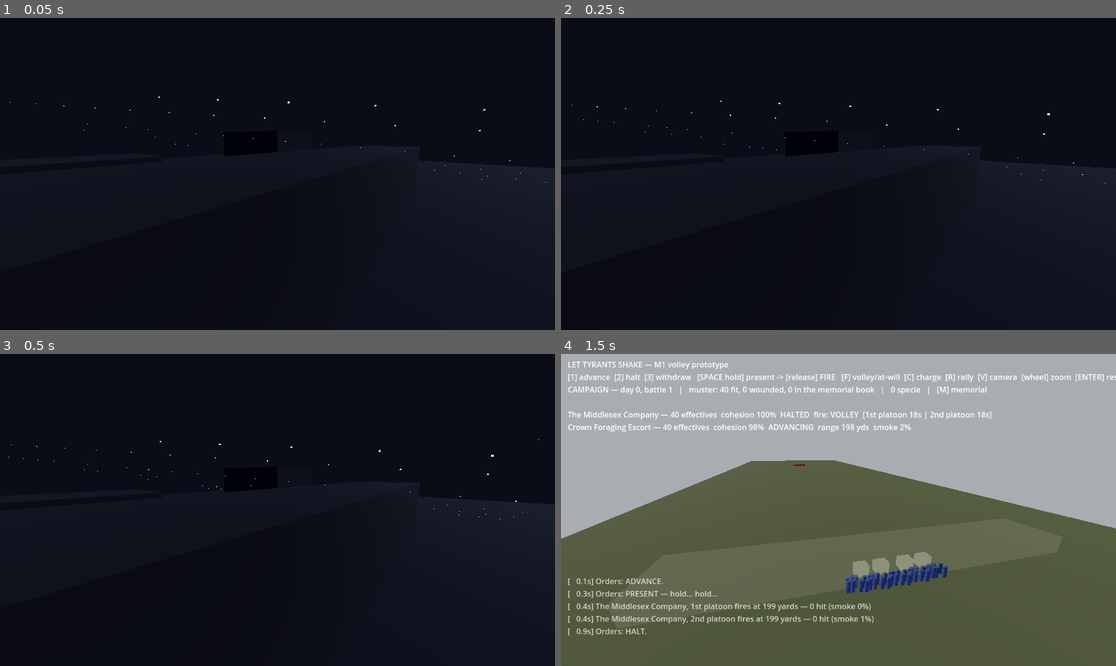
Above: before the commit, frames 1-4 (two rows, left to right).
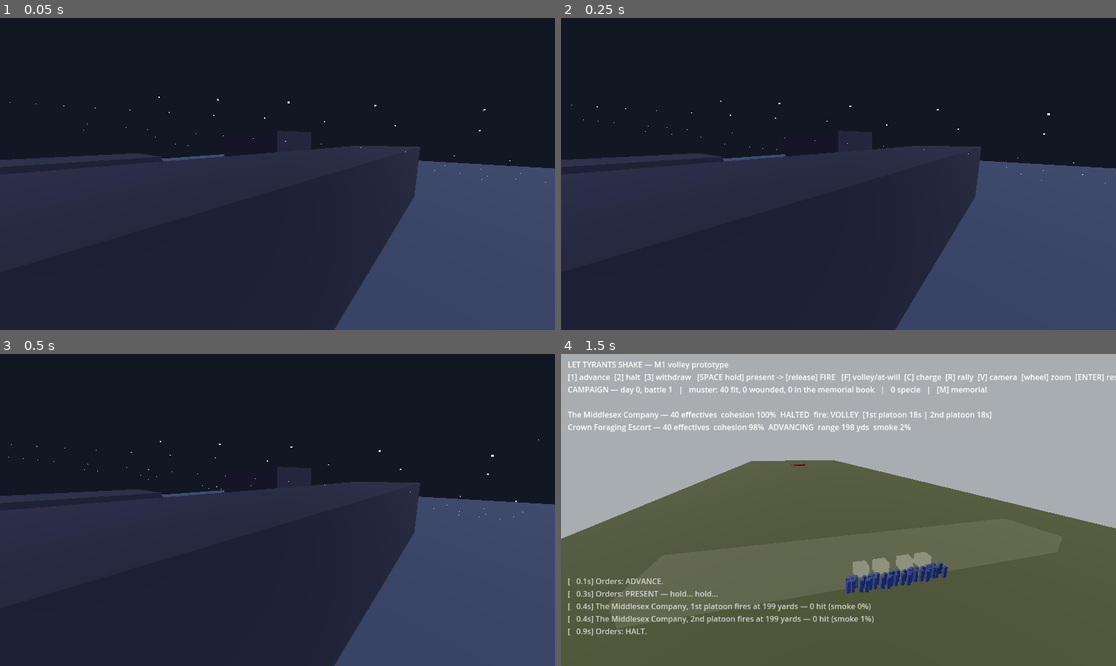
Above: after the commit, the same moments.

Repository: brassica-research/AmGameDev
Game: Godot game, scene res://scenes/cutscene.tscn
The game is run twice, just before and just after one commit, with the same random seed, the same clock (stepped at 60 frames per second) and the same inputs. This scene is started directly instead of the project's main scene.
Inputs (mouse positions are in pixels of both pictures, inside the frame that each line leads up to):
- Up to frame 1 (0.05 s): no input
- Up to frame 2 (0.25 s): no input
- Up to frame 3 (0.5 s): no input
- Up to frame 4 (1.5 s): tap Enter at 0.5 s; move the mouse to (960, 494) at 0.52 s; hold D 0.53-1.28 s; tap 1 at 0.6 s; click (960, 494) at 0.67 s; tap Space at 0.77 s; move the mouse to (727, 525) at 1.27 s; hold Down from 1.28 s (still down); tap 2 at 1.35 s

The runs differ from the first frame. In frame 1, 57% of the frame differs, in the area x 0-100%, y 36-100%; in frame 2, 57%; in frame 3, 57%; in frame 4, nothing differs.

Commit message:
King Street polish: readable night, two reshoots, sentry un-buried
Playtest feedback on capture 11 — the scene was approaching too dark
to see anything. Lighting raised across the board while keeping the
cold first-quarter-moon grade: ambient 0.32→0.75, moon 0.4→0.8,
snow ground albedo 0.13→0.34, sky/prop/figure colors lifted, and the
post-volley dim rescaled (0.3→0.55) to keep its relative drop.

Reshoots (both flagged from the film):
- t=72 reverse angle was flat into the Custom House wall. Now the
  townsman's POV — over the crowd's heads, the party drawn up against
  the building at an oblique angle, slow push-in under Preston's
  'they cannot, without my orders' exchange.
- t=112 fallen shot recentered on the bodies' actual scatter, and the
  push-in slowed so the camera no longer drifts through them by the
  Adams caption.

Found while checking the shot geometry: the sentry's mark (4,5) and
the party's destination (5.5,3.5) were inside the Custom House
footprint (x 2–14, z 3.5–12.5) — the sentry spent the whole scene
buried in the building. Both moved just outside the south face, with
the t=20 sentry shot and the two muzzle-flash cues retargeted to
match. Added a static geometry check pass (actors vs prop footprints,
camera sightlines) before requesting capture 12.

Co-Authored-By: Claude Fable 5 <noreply@anthropic.com>
Claude-Session: https://claude.ai/code/session_011s6bQt1Uq6U6CpxEsZ7XW3

Diff:
--- a/game/data/cutscenes/king_street.json
+++ b/game/data/cutscenes/king_street.json
@@ -7,15 +7,15 @@
     "env": "night",
     "snow": true,
     "props": [
-      {"name": "custom_house", "pos": [8, 0, 8], "size": [12, 8, 9], "color": [0.16, 0.15, 0.18]},
-      {"name": "row_west", "pos": [-10, 0, -4], "size": [7, 6, 30], "color": [0.13, 0.12, 0.15]},
-      {"name": "row_east", "pos": [12, 0, -16], "size": [8, 5, 14], "color": [0.14, 0.13, 0.16]},
-      {"name": "town_house_far", "pos": [-2, 0, -30], "size": [10, 9, 8], "color": [0.15, 0.14, 0.17]}
+      {"name": "custom_house", "pos": [8, 0, 8], "size": [12, 8, 9], "color": [0.24, 0.23, 0.27]},
+      {"name": "row_west", "pos": [-10, 0, -4], "size": [7, 6, 30], "color": [0.21, 0.20, 0.24]},
+      {"name": "row_east", "pos": [12, 0, -16], "size": [8, 5, 14], "color": [0.22, 0.21, 0.25]},
+      {"name": "town_house_far", "pos": [-2, 0, -30], "size": [10, 9, 8], "color": [0.23, 0.22, 0.26]}
     ],
     "groups": [
-      {"who": "sentry", "count": 1, "pos": [4, 5], "spread": 0.1, "color": [0.5, 0.13, 0.13]},
-      {"who": "crowd", "count": 0, "pos": [-2, -6], "spread": 4.5, "color": [0.2, 0.2, 0.25]},
-      {"who": "party", "count": 0, "pos": [16, 3], "spread": 0.9, "color": [0.52, 0.14, 0.14]}
+      {"who": "sentry", "count": 1, "pos": [4, 2.6], "spread": 0.1, "color": [0.62, 0.17, 0.16]},
+      {"who": "crowd", "count": 0, "pos": [-2, -6], "spread": 4.5, "color": [0.30, 0.30, 0.36]},
+      {"who": "party", "count": 0, "pos": [16, 3], "spread": 0.9, "color": [0.64, 0.18, 0.17]}
     ]
   },
   "events": [
@@ -23,7 +23,7 @@
     {"t": 0.5, "track": "camera", "pos": [-22, 9, -24], "look": [4, 1.5, 5], "drift": [0.25, -0.05, 0.35]},
     {"t": 5.0, "track": "caption", "text": "Boston. The fifth of March, 1770.", "attribution": ""},
     {"t": 12.0, "track": "caption", "text": "Five thousand soldiers quartered on a town of sixteen thousand, two years now. Tonight the moon is a quarter full, and there is ice in the streets.", "attribution": ""},
-    {"t": 20.0, "track": "camera", "pos": [-6, 2.2, -4], "look": [4.5, 1.4, 5], "drift": [0.1, 0.02, 0.12]},
+    {"t": 20.0, "track": "camera", "pos": [-6, 2.2, -4], "look": [4.2, 1.4, 2.7], "drift": [0.1, 0.02, 0.12]},
     {"t": 21.0, "track": "caption", "text": "A single sentry of the 29th Regiment stands his post before the Custom House on King Street.", "attribution": ""},
     {"t": 28.0, "track": "actor", "who": "crowd", "cue": "count", "count": 22, "duration": 18.0},
     {"t": 30.0, "track": "caption", "text": "\"There were a parcel of boys around the sentry... calling him names, daring him to fire.\"", "attribution": "witness testimony, Rex v. Wemms, 1770"},
@@ -33,19 +33,19 @@
     {"t": 50.0, "track": "caption", "text": "There is no fire. The bells themselves are the ambiguity: half the street has come to help, and no one can say afterward what the other half came for.", "attribution": ""},
     {"t": 60.0, "track": "caption", "text": "Captain Thomas Preston and seven men push through the crowd to the sentry — bayonets fixed, muskets loaded.", "attribution": ""},
     {"t": 61.0, "track": "actor", "who": "party", "cue": "count", "count": 8, "duration": 5.0},
-    {"t": 62.0, "track": "actor", "who": "party", "cue": "move", "to": [5.5, 3.5], "duration": 9.0},
-    {"t": 72.0, "track": "camera", "pos": [-3, 1.8, 10], "look": [5, 1.5, 3], "drift": [0.08, 0.0, -0.06]},
+    {"t": 62.0, "track": "actor", "who": "party", "cue": "move", "to": [5.0, 2.2], "duration": 9.0},
+    {"t": 72.0, "track": "camera", "pos": [-4, 2.4, -5], "look": [5.2, 1.3, 3.4], "drift": [0.1, 0.0, 0.1], "note": "the townsman's POV: over the crowd's heads, the party drawn up against the Custom House at an angle — not flat into the wall"},
     {"t": 74.0, "track": "caption", "text": "\"Are the men loaded?\" — \"Yes.\" — \"Are they going to fire?\" — \"They cannot, without my orders.\"", "attribution": "Capt. Preston to a townsman, per his deposition"},
     {"t": 84.0, "track": "caption", "text": "Snowballs. Oyster shells. Chunks of ice. A thrown club, sworn to by a dozen witnesses.", "attribution": ""},
     {"t": 92.0, "track": "caption", "text": "Private Hugh Montgomery is struck and knocked from his feet. He rises.", "attribution": ""},
-    {"t": 97.0, "track": "actor", "who": "party", "cue": "flash", "at": [5.5, 3.5], "shots": 1},
+    {"t": 97.0, "track": "actor", "who": "party", "cue": "flash", "at": [5.0, 2.2], "shots": 1},
     {"t": 97.5, "track": "caption", "text": "A single shot.", "attribution": ""},
-    {"t": 102.0, "track": "actor", "who": "party", "cue": "flash", "at": [5.5, 3.5], "shots": 6},
+    {"t": 102.0, "track": "actor", "who": "party", "cue": "flash", "at": [5.0, 2.2], "shots": 6},
     {"t": 103.0, "track": "actor", "who": "crowd", "cue": "count", "count": 30, "duration": 8.0},
     {"t": 104.5, "track": "caption", "text": "No order to fire was ever proven — not by the Crown, not by the town, not by the court. The word 'fire' was in the air; the bells had put it there.", "attribution": ""},
     {"t": 106.0, "track": "actor", "who": "crowd", "cue": "fall", "at": [1.0, -1.5], "bodies": 3},
-    {"t": 112.0, "track": "camera", "pos": [0.5, 1.2, -6.5], "look": [1.2, 0.3, -1.0], "drift": [0.0, 0.04, 0.25]},
-    {"t": 113.0, "track": "actor", "who": "party", "cue": "dim", "energy": 0.3},
+    {"t": 112.0, "track": "camera", "pos": [0.85, 1.6, -6.8], "look": [0.85, 0.15, -1.6], "drift": [0.0, 0.03, 0.08], "note": "centered on the fallen; drift slow enough that the camera never reaches them"},
+    {"t": 113.0, "track": "actor", "who": "party", "cue": "dim", "energy": 0.55},
     {"t": 114.0, "track": "caption", "text": "Seven seconds of smoke and silence before anyone understands what has happened.", "attribution": ""},
     {"t": 122.0, "track": "caption", "text": "Crispus Attucks — sailor, of Native and African blood, first to fall — lies dead in the snow. Four more are dead or dying.", "attribution": ""},
     {"t": 131.0, "track": "caption", "text": "\"Facts are stubborn things; and whatever may be our wishes, our inclinat …(188 unchanged characters)…
--- a/game/src/presentation/cutscene_scene.gd
+++ b/game/src/presentation/cutscene_scene.gd
@@ -96,15 +96,17 @@
 	var we := WorldEnvironment.new()
 	var env := Environment.new()
 	env.background_mode = Environment.BG_COLOR
-	env.background_color = Color(0.04, 0.05, 0.09)
+	env.background_color = Color(0.07, 0.09, 0.14)
 	env.ambient_light_source = Environment.AMBIENT_SOURCE_COLOR
-	env.ambient_light_color = Color(0.42, 0.46, 0.62)
-	env.ambient_light_energy = 0.32
+	env.ambient_light_color = Color(0.48, 0.53, 0.70)
+	# Bright enough to read the stage; moonlight-on-snow does the rest.
+	# (Playtest note: the first capture was near-black on real displays.)
+	env.ambient_light_energy = 0.75
 	we.environment = env
 	add_child(we)
 	_env_light = DirectionalLight3D.new()
 	_env_light.rotation_degrees = Vector3(-40.0, -30.0, 0.0)
-	_env_light.light_energy = 0.4  # first-quarter moonlight (docs/05)
+	_env_light.light_energy = 0.8  # first-quarter moon over snow (docs/05)
 	_env_light.light_color = Color(0.7, 0.78, 0.98)
 	add_child(_env_light)
 	_camera = Camera3D.new()
@@ -118,7 +120,7 @@
 	var plane := PlaneMesh.new()
 	plane.size = Vector2(120.0, 120.0)
 	var gmat := StandardMaterial3D.new()
-	gmat.albedo_color = Color(0.13, 0.14, 0.17)  # packed snow over cobbles
+	gmat.albedo_color = Color(0.34, 0.36, 0.42)  # packed snow over cobbles
 	plane.material = gmat
 	ground.mesh = plane
 	add_child(ground)
@@ -253,7 +255,7 @@
 				var box := BoxMesh.new()
 				box.size = Vector3(0.45, 0.14, 1.6)
 				var mat := StandardMaterial3D.new()
-				mat.albedo_color = Color(0.22, 0.13, 0.12)
+				mat.albedo_color = Color(0.30, 0.18, 0.16)
 				box.material = mat
 				mi.mesh = box
 				var h := (k * 2654435761) % 100
Not shown, changed: demo/capture-request.txt
